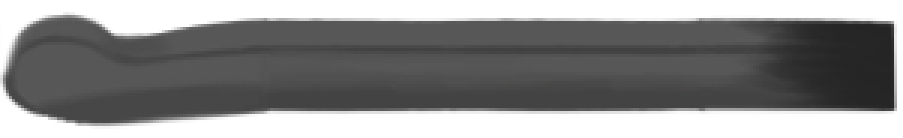
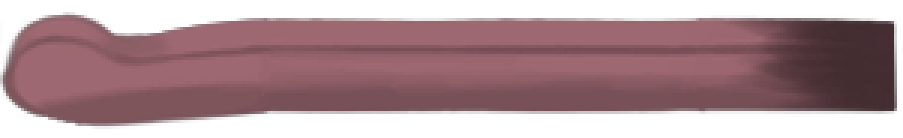
Layered file, before and after one edit (903 × 138). Changes by layer:
added layer "혀 마무리 2" above "혀 마무리" over [0, 12, 897, 129]
